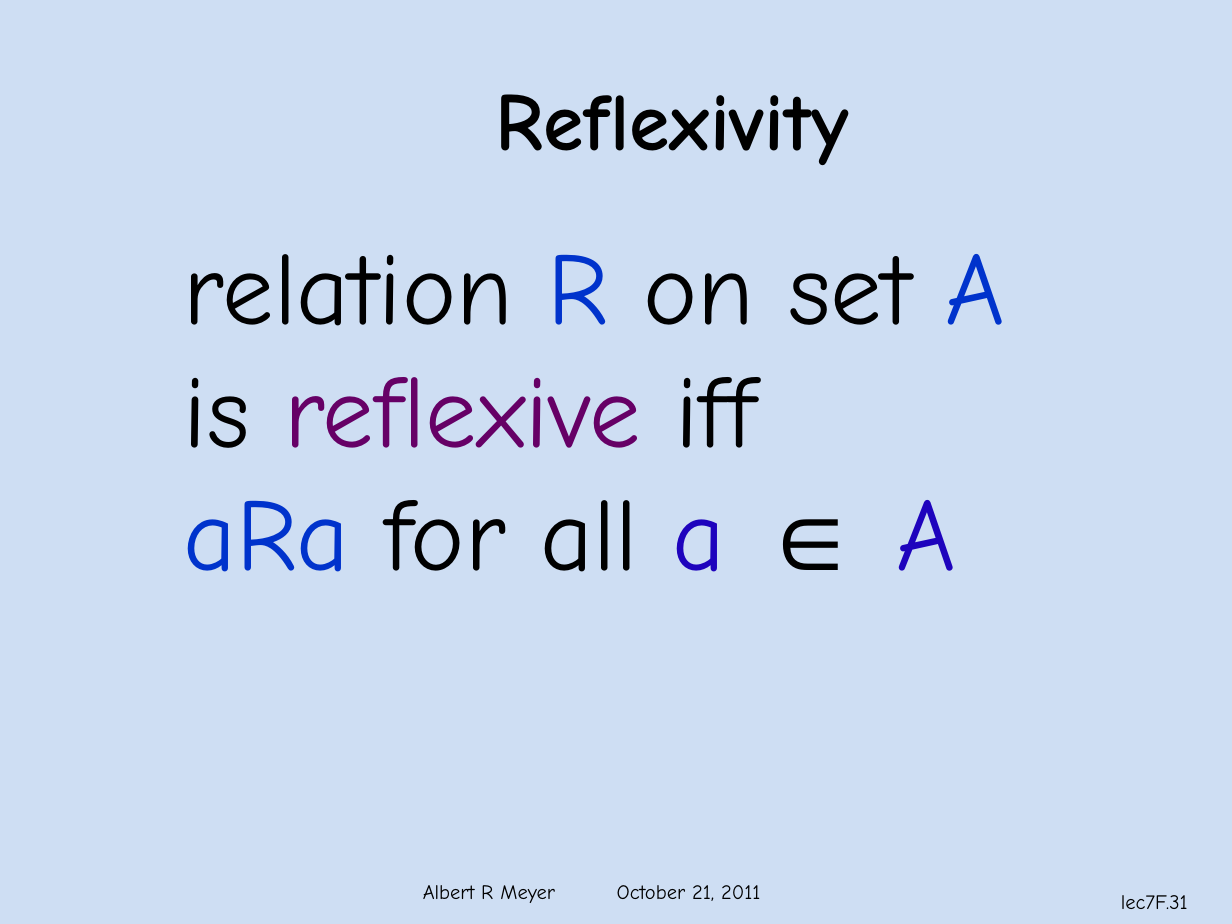
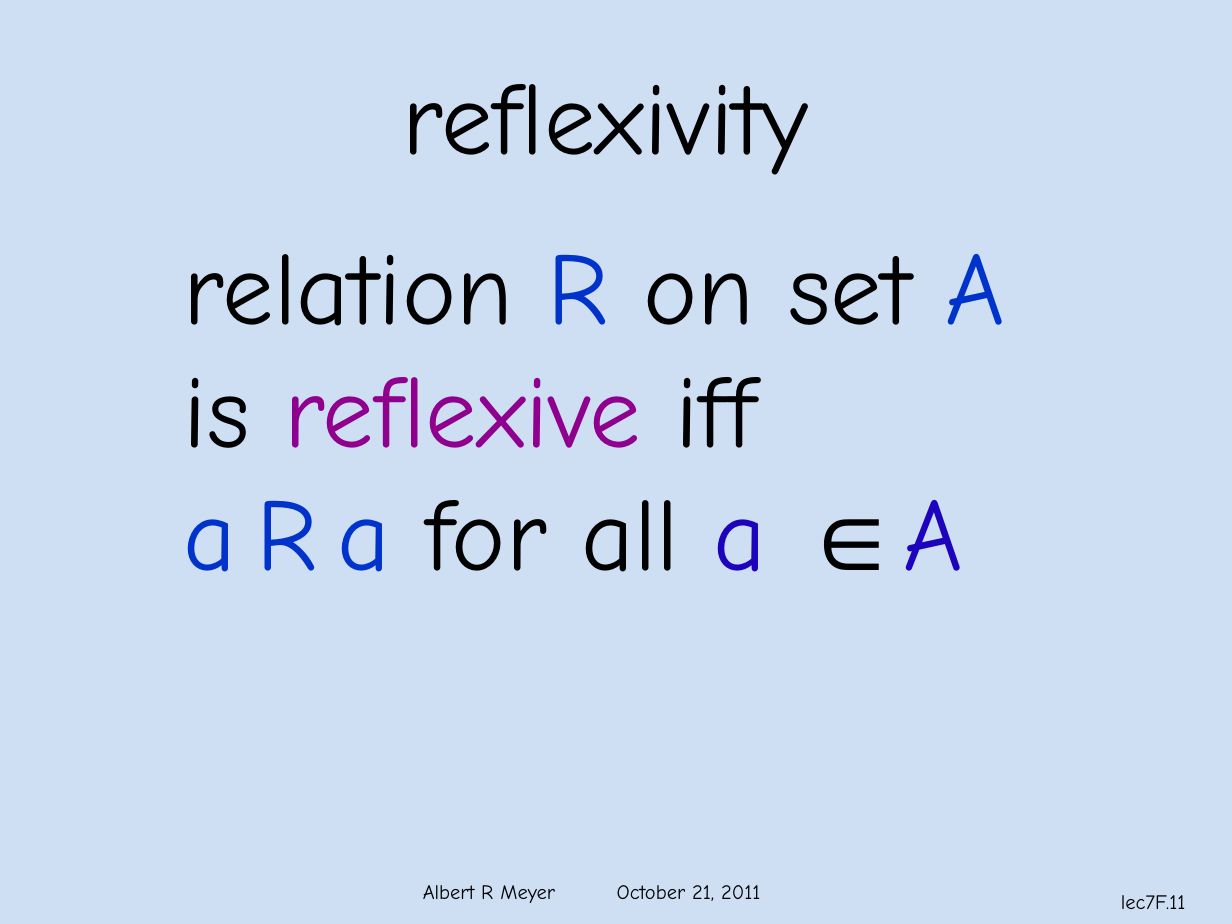
Before and after one commit to armeyer/mcs_web, a slide deck: slide 11 of fall11/slidesF11/slides7f.pptx (slide 31 before the commit). Drawn at 1232x924 pixels with LibreOffice and Linux fonts; fonts in the diff are those of the drawing; background and template pictures are left out. Boxes give left, top, right and bottom in pixels: in the first picture for what was removed or moved away, otherwise in the second. Text is boxed around its words. In the diff, an @@ line names an element or a change of style, - is before the commit and + after.

Commit message:
slides7f

```diff
--- a/fall11/slidesF11/slides7f.pptx
+++ b/fall11/slidesF11/slides7f.pptx
@@ title at [403,84,809,175]: text changed; size 48 to 60 pt; bold off @@
-Reflexivity
+reflexivity
@@ text at [184,377,756,448]: text colour #660066 to #8F008F in "reflexive" @@
@@ text at [184,500,963,572]: spaces changed @@
-aRa for all a ∈ A
+a R a for all a ∈A
@@ page number at [1121,895,1186,909]: text changed @@
-lec7F.31
+lec7F.11
```
Also in this commit, not shown: 11 other slides changed, 7 slides added, 10 slides removed.
